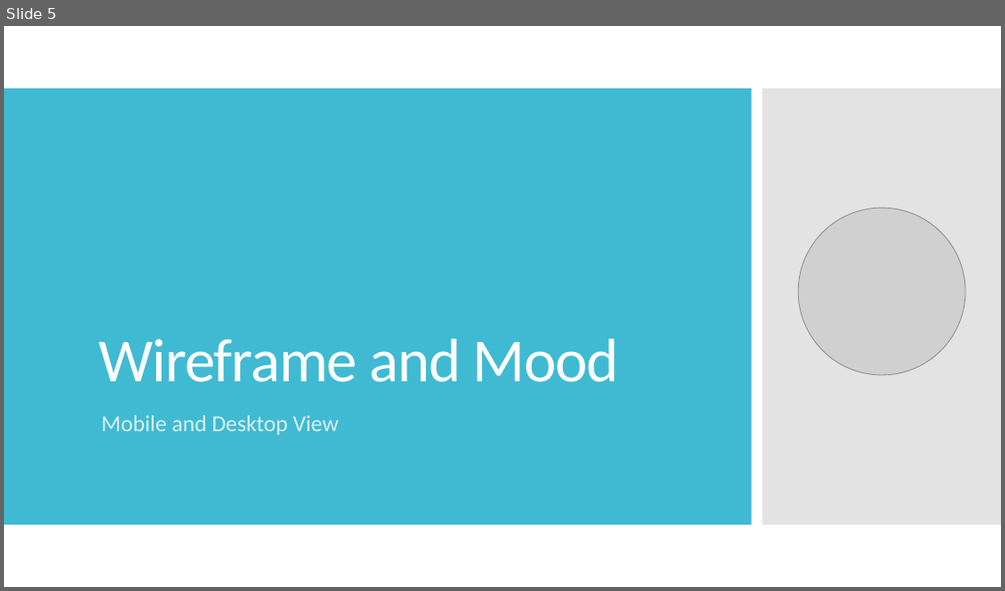
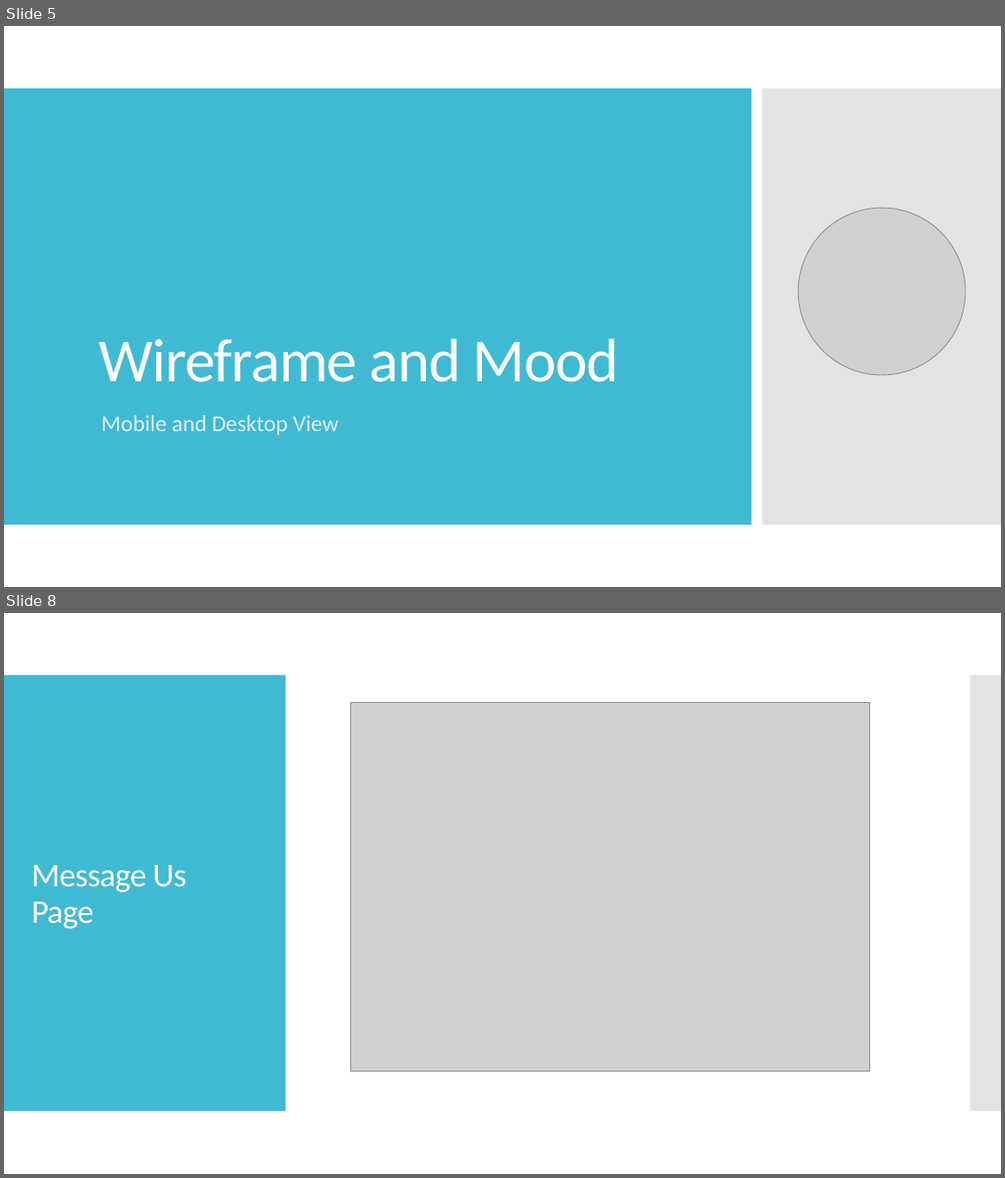
Before and after one commit to archiesevillano/MiniProject1, a slide deck: assets/documentation/AirGlobe Presentation.pptx. Shown one above the other, each under a label of ours: slide 5 before the commit, slides 5 and 8 after it; the slides between them are not shown. The pictures are 1005x591 and 1005x1178 pixels, drawn with LibreOffice and Linux fonts; fonts in the diff are those of the drawing; grey boxes stand for pictures. Boxes give left, top, right and bottom in pixels: in the first picture for what was removed or moved away, otherwise in the second. Text is boxed around its words. In the diff, an @@ line names an element or a change of style, - is before the commit and + after.

```diff
--- a/assets/documentation/AirGlobe Presentation.pptx
+++ b/assets/documentation/AirGlobe Presentation.pptx
@@ slide 8 added at (x1=4, y1=613, x2=1001, y2=1174), background #FFFFFF @@
@@ rectangle added at (x1=4, y1=675, x2=286, y2=1111), fill #40BAD2 @@
@@ rectangle added at (x1=971, y1=675, x2=1001, y2=1111), fill #C8C8C8 at 50% opacity @@
@@ picture added at (x1=351, y1=702, x2=869, y2=1070) @@
@@ title added at (x1=32, y1=865, x2=186, y2=929), 32 pt, text #FFFFFF @@
+Message Us Page
```
Also in this commit, not shown: 2 slides changed, 5 other slides added, 2 slides removed, 27 other files.
